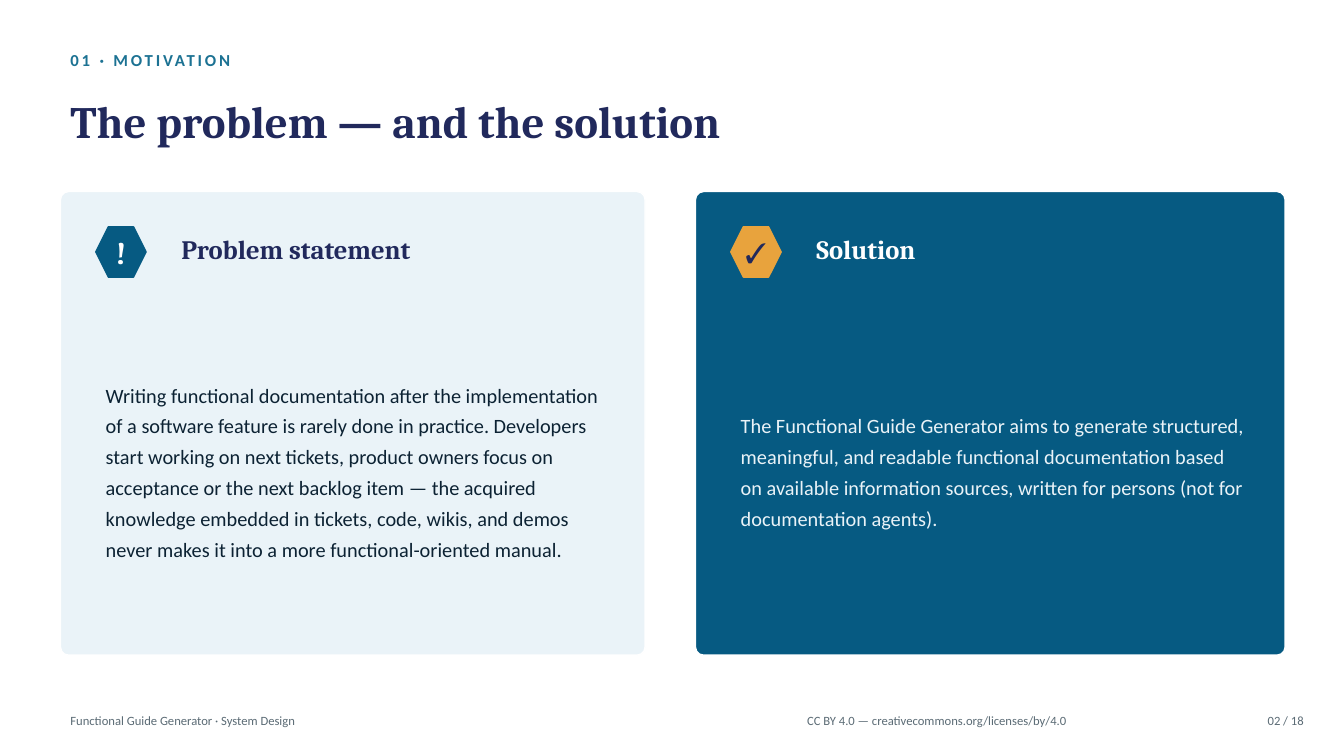
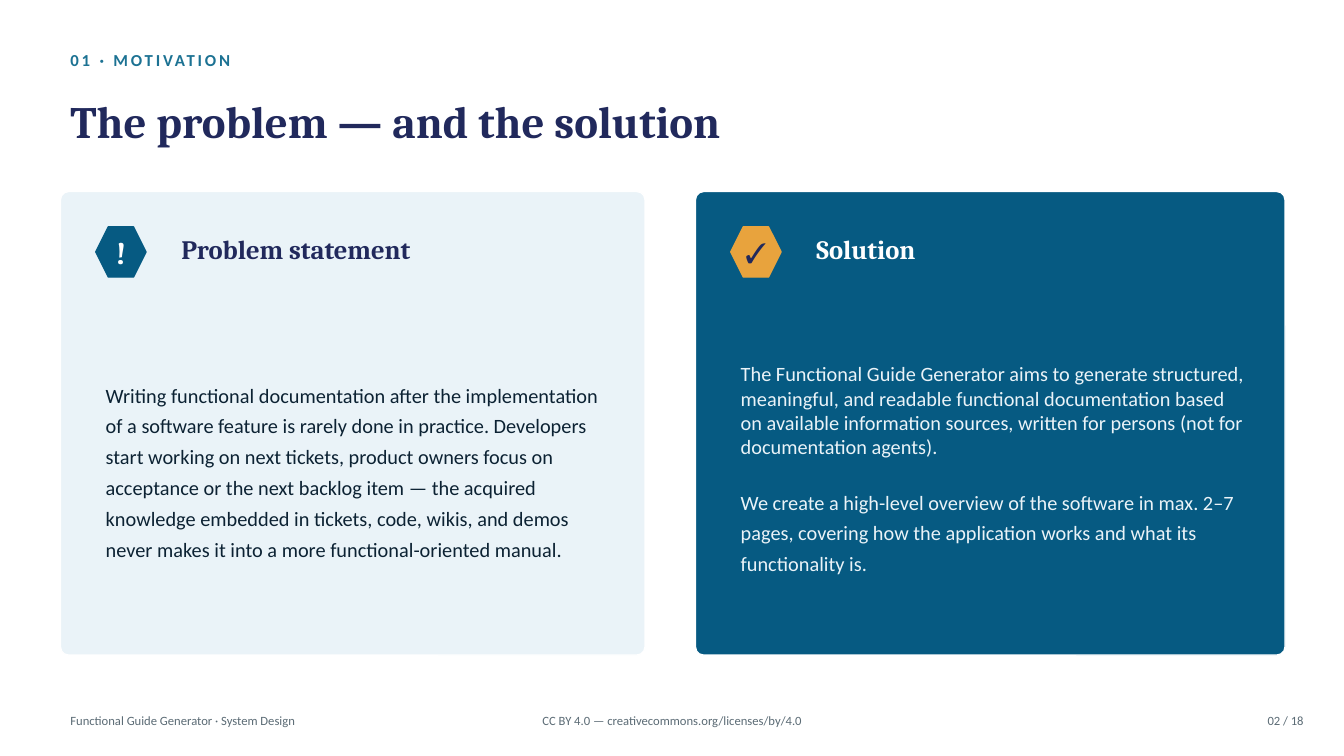
Before and after one commit to fvreys/ai-Functional-guide-generator, a slide deck: slide 2 of docs/Functional_Guide_Generator_System_Design.pptx. Drawn at 1344x756 pixels with LibreOffice and Linux fonts; fonts in the diff are those of the drawing. Boxes give left, top, right and bottom in pixels: in the first picture for what was removed or moved away, otherwise in the second. Text is boxed around its words. In the diff, an @@ line names an element or a change of style, - is before the commit and + after.

Commit message:
System design with slides - v12: Small corrections, including 2-pass generation. Added 2 testdata sets under data. Updated README.md .

```diff
--- a/docs/Functional_Guide_Generator_System_Design.pptx
+++ b/docs/Functional_Guide_Generator_System_Design.pptx
@@ text at <box>741,367,1243,458</box>: line spacing 22pt to 1 @@
@@ text at <box>741,496,1234,575</box>: paragraph added @@
+We create a high-level overview of the software in max. 2–7 pages, covering how the application works and what its functionality is.
@@ text "CC BY 4.0 — creativecommons.org/licenses/by/4.0": place and size @@
-text "CC BY 4.0 — creativecommons.org/licenses/by/4.0" at <box>807,716,1066,727</box>
+text "CC BY 4.0 — creativecommons.org/licenses/by/4.0" at <box>542,716,801,727</box>
```
Also in this commit, not shown: 17 other slides changed, 8 other files.
